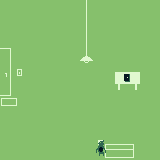
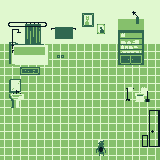
The second 160x160 image is a revision of the first. Changes to its layers:
moved "Layer 7" out of group "Group 1", painted on it over [145, 91, 151, 104]
showed group "Group 1" (6 layers) over [0, 0, 160, 160]
